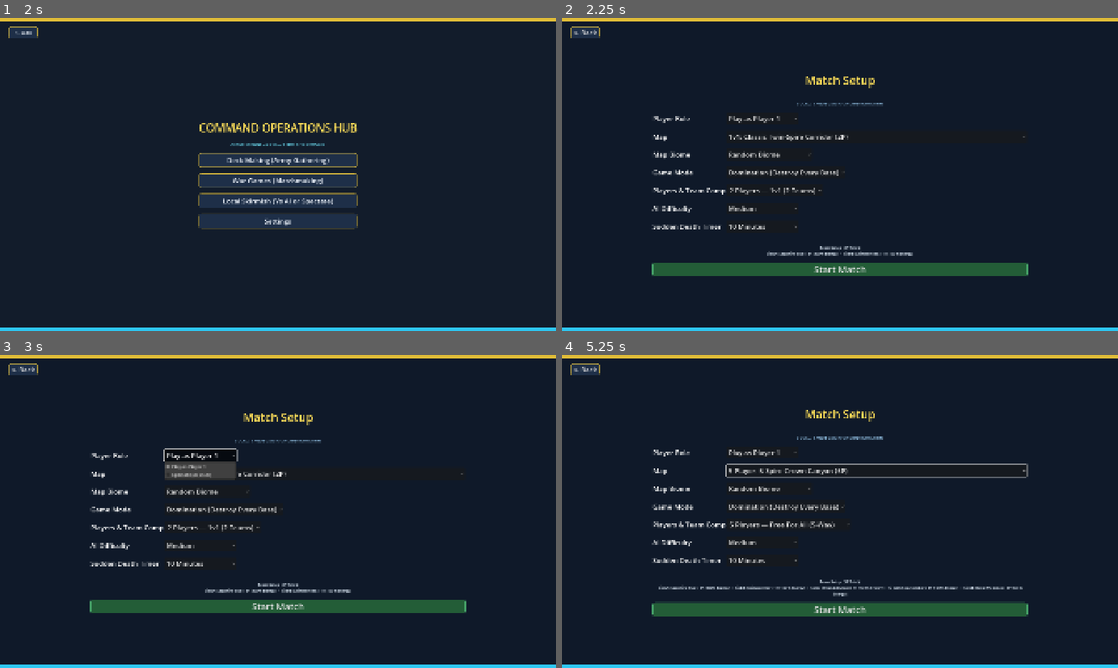
Above: before the commit, frames 1-4 (two rows, left to right).
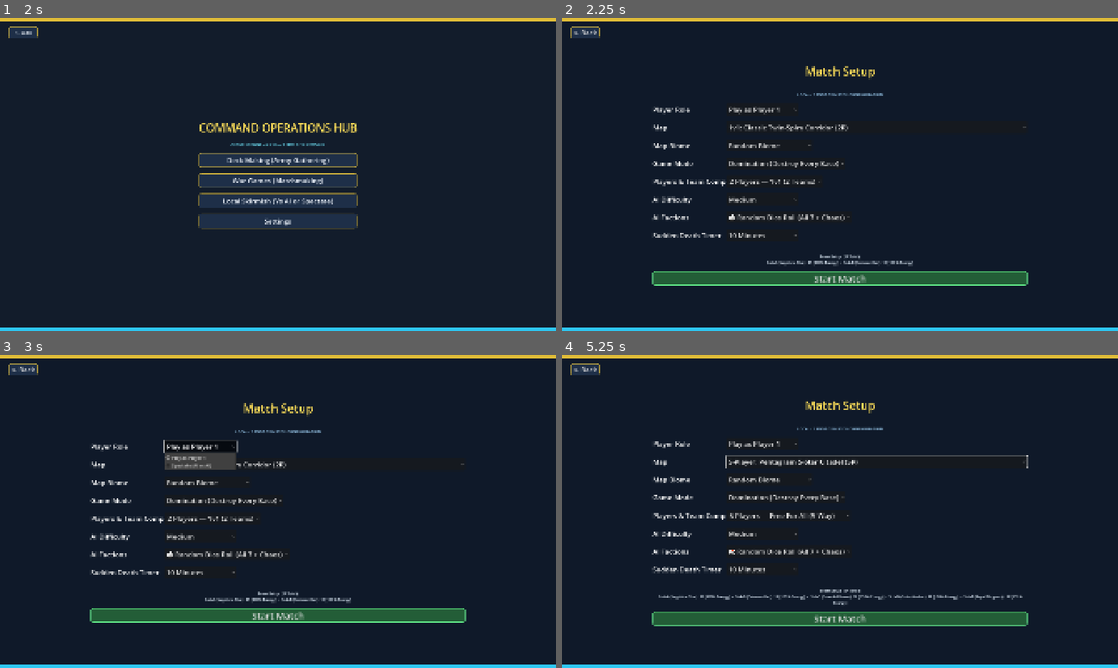
Above: after the commit, the same moments.

Repository: geoffbradford96/UBB_v7
Game: Godot game, scene res://Scenes/BootScreen.tscn
The game is run twice, just before and just after one commit, with the same random seed, the same clock (stepped at 60 frames per second) and the same inputs.
Inputs (mouse positions are in pixels of both pictures, inside the frame that each line leads up to):
- Up to frame 1 (2 s): tap Enter at 0.5 s; move the mouse to (400, 158) at 0.52 s; hold Right (ui_right) 0.53-1.25 s; tap 1 at 0.6 s; click (400, 158) at 0.67 s; click "Local Play" at 1.25 s
- Up to frame 2 (2.25 s): click "Local Skirmish (Vs AI or Spec…" at 2 s
- Up to frame 3 (3 s): click "Play as Player 1" at 2.75 s
- Up to frame 4 (5.25 s): click "Play as Player 1" at 3.5 s; click "1v1: Classic Twin-Spire Corri…" at 4.25 s; click "1v1: Classic Twin-Spire Corri…" at 5 s

Frame 1 is identical in both runs. In frame 2, 8.6% of the frame differs, in the area x 16-84%, y 15-86%; in frame 3, 9.2%; in frame 4, 11%, in the area x 16-84%, y 14-87%.

Commit message:
Enhance Dunes creature aggro range, audit maps/models, and add AI faction dice roll with Chaos

Diff:
--- a/Scripts/ArenaManager.gd
+++ b/Scripts/ArenaManager.gd
@@ -234,9 +234,14 @@
         bot.profile = profiles_for_slots[i] if i < profiles_for_slots.size() else ("BotSlot_" + str(i))
         bot.slot_index = i
 
-        # Unified AI Pool: Dice roll per bot slot
-        var chosen_archetype = ai_pool[randi() % ai_pool.size()]
+        # Unified AI Pool: Dice roll per bot slot (or user override from MatchSetup)
+        var chosen_archetype = ""
+        if GameState.ai_faction_override != "RANDOM" and GameState.ai_faction_override != "":
+            chosen_archetype = GameState.ai_faction_override
+        else:
+            chosen_archetype = ai_pool[randi() % ai_pool.size()]
         bot.archetype = chosen_archetype
+        print("🎲 AI Slot %d rolled faction dice: %s (Chaos included in pool)" % [i, chosen_archetype])
 
         # Pick primary enemy team (different from bot.my_team)
         bot.enemy_team = "SideB" if bot.my_team == "SideA" else "SideA"
--- a/Scripts/GameState.gd
+++ b/Scripts/GameState.gd
@@ -57,6 +57,7 @@
 }
 
 var ai_difficulty: String = "MEDIUM"
+var ai_faction_override: String = "RANDOM" # "RANDOM" (Dice Roll with Chaos included), or specific faction
 var game_mode: String = "DOMINATION" # "DOMINATION", "DESTROY_BASE", "KOTH", "FFA_DOMINATION", "FFA_KOTH"
 var map_selected: String = "Arena.tscn"
 var map_layout_id: String = "CLASSIC_1V1"
--- a/Scripts/MatchSetup.gd
+++ b/Scripts/MatchSetup.gd
@@ -10,6 +10,7 @@
 @onready var diff_option = $CenterContainer/VBoxContainer/HBoxDiff/DiffDropdown
 @onready var timer_option = $CenterContainer/VBoxContainer/HBoxTimer/TimerDropdown
 
+var ai_faction_option: OptionButton = null
 var current_map_comps: Array = []
 
 func _ready():
@@ -43,6 +44,36 @@
 	diff_option.add_item("Medium")
 	diff_option.add_item("Hard")
 	diff_option.select(1) # Default to Medium
+
+	# AI Factions Selection (Random Dice Roll including Chaos by default)
+	var v_box = $CenterContainer/VBoxContainer
+	var diff_box = v_box.get_node_or_null("HBoxDiff")
+	if diff_box:
+		var faction_box = HBoxContainer.new()
+		faction_box.name = "HBoxAIFaction"
+		var faction_lbl = Label.new()
+		faction_lbl.custom_minimum_size = Vector2(250, 0)
+		faction_lbl.add_theme_font_size_override("font_size", 24)
+		faction_lbl.text = "AI Factions"
+		faction_box.add_child(faction_lbl)
+
+		ai_faction_option = OptionButton.new()
+		ai_faction_option.custom_minimum_size = Vector2(250, 0)
+		ai_faction_option.add_theme_font_size_override("font_size", 24)
+		ai_faction_option.add_item("🎲 Random Dice Roll (All 7 + Chaos)") # 0
+		ai_faction_option.add_item("Dominion of Sol")                    # 1
+		ai_faction_option.add_item("The Reach")                          # 2
+		ai_faction_option.add_item("Pirates")                            # 3
+		ai_faction_option.add_item("Rimworlders")                        # 4
+		ai_faction_option.add_item("The Void")                           # 5
+		ai_faction_option.add_item("Plague of Harmony")                  # 6
+		ai_faction_option.add_item("Gilded Harmony")                     # 7
+		ai_faction_option.add_item("Chaos (Completely Random Deck)")     # 8
+		ai_faction_option.select(0) # Default to Random Dice Roll
+		faction_box.add_child(ai_faction_option)
+
+		v_box.add_child(faction_box)
+		v_box.move_child(faction_box, diff_box.get_index() + 1)
 
 	timer_option.add_item("2.5 Minutes") # 0
 	timer_option.add_item("5 Minutes")   # 1
@@ -69,6 +100,7 @@
 	_update_roster_preview()
 
 	GameState.ai_difficulty = "MEDIUM"
+	GameState.ai_faction_override = "RANDOM"
 	GameState.game_mode = "DOMINATION"
 	GameState.map_selected = "Arena.tscn"
 	GameState.map_layout_id = "CLASSIC_1V1"
@@ -267,6 +299,20 @@
 	elif diff == 2: GameState.ai_difficulty = "HARD"
 	else: GameState.ai_difficulty = "MEDIUM"
 
+	if ai_faction_option:
+		var sel_f = ai_faction_option.selected
+		if sel_f == 0: GameState.ai_faction_override = "RANDOM"
+		elif sel_f == 1: GameState.ai_faction_override = "Dominion"
+		elif sel_f == 2: GameState.ai_faction_override = "The Reach"
+		elif sel_f == 3: GameState.ai_faction_override = "Pirates"
+		elif sel_f == 4: GameState.ai_faction_override = "Rimworlders"
+		elif sel_f == 5: GameState.ai_faction_override = "Void"
+		elif sel_f == 6: GameState.ai_faction_override = "Plague of Harmony"
+		elif sel_f == 7: GameState.ai_faction_override = "Gilded Harmony"
+		elif sel_f == 8: GameState.ai_faction_override = "Chaos"
+	else:
+		GameState.ai_faction_override = "RANDOM"
+
 	var time_map = {0: 150.0, 1: 300.0, 2: 600.0, 3: 900.0, 4: 1200.0, 5: 1500.0, 6: 1800.0, 7: 2100.0, 8: 2400.0, 9: 2700.0, 10: 3000.0, 11: 3300.0, 12: 3600.0}
 	GameState.sudden_death_timer = time_map.get(timer_option.selected, 600.0)
 
--- a/Scripts/TerritorialCreature.gd
+++ b/Scripts/TerritorialCreature.gd
@@ -2,12 +2,12 @@
 class_name TerritorialCreature
 
 @export var creature_type: String = "Scorpion" # "Scorpion" or "SwarmAnt"
-@export var nest_radius: float = 8.5
-@export var leash_radius: float = 11.5
+@export var nest_radius: float = 16.5
+@export var leash_radius: float = 36.0
 @export var home_position: Vector3 = Vector3.ZERO
 
 @export var max_health: float = 120.0
-@export var speed: float = 4.8
+@export var speed: float = 5.0
 @export var attack_damage: float = 14.0
 @export var attack_range: float = 1.8
 @export var attack_speed: float = 1.2
@@ -54,20 +54,20 @@
 	home_position = home
 	if creature_type == "Scorpion":
 		max_health = 130.0
-		speed = 4.4
+		speed = 5.0
 		attack_damage = 15.0
 		attack_range = 2.0
 		attack_speed = 1.1
-		nest_radius = 4.8
-		leash_radius = 24.0
+		nest_radius = 16.5
+		leash_radius = 36.0
 	else: # SwarmAnt - smaller, less health, ranged
 		max_health = 28.0
-		speed = 5.2
+		speed = 5.6
 		attack_damage = 4.5
 		attack_range = 10.0
 		attack_speed = 1.4
-		nest_radius = 4.2
-		leash_radius = 24.0
+		nest_radius = 18.5
+		leash_radius = 38.0
 
 	var hc = get_node_or_null("HealthComponent")
 	if hc:
@@ -330,29 +330,29 @@
 	else:
 		# Return to home nest or idle wander
 		var dist_to_home = global_position.distance_to(home_position)
-		if dist_to_home > 2.2:
+		if dist_to_home > nest_radius * 0.7:
 			var home_dir = (home_position + idle_patrol_offset - global_position).normalized()
-			velocity.x = home_dir.x * (speed * 0.7)
-			velocity.z = home_dir.z * (speed * 0.7)
+			velocity.x = home_dir.x * (speed * 0.75)
+			velocity.z = home_dir.z * (speed * 0.75)
 			is_moving = true
 
 			var look_pos = global_position + Vector3(home_dir.x, 0, home_dir.z)
 			if global_position.distance_to(look_pos) > 0.1:
 				look_at(look_pos, Vector3.UP)
 		else:
-			# Idle patrol near nest
+			# Active territorial patrol around nest and dunes
 			idle_patrol_timer -= delta
 			if idle_patrol_timer <= 0.0:
-				idle_patrol_timer = randf_range(2.0, 5.0)
+				idle_patrol_timer = randf_range(2.5, 5.5)
 				var angle = randf() * TAU
-				var r = randf_range(0.5, nest_radius * 0.8)
+				var r = randf_range(2.0, nest_radius * 0.65)
 				idle_patrol_offset = Vector3(cos(angle) * r, 0, sin(angle) * r)
 
 			var patrol_target = home_position + idle_patrol_offset
-			if global_position.distance_to(patrol_target) > 0.5:
+			if global_position.distance_to(patrol_target) > 0.6:
 				var p_dir = (patrol_target - global_position).normalized()
-				velocity.x = p_dir.x * (speed * 0.35)
-				velocity.z = p_dir.z * (speed * 0.35)
+				velocity.x = p_dir.x * (speed * 0.45)
+				velocity.z = p_dir.z * (speed * 0.45)
 				is_moving = true
 
 				var look_pos = global_position + Vector3(p_dir.x, 0, p_dir.z)
@@ -443,7 +443,9 @@
 					continue
 
 				var dist_from_nest = home_position.distance_to(node.global_position)
-				if dist_from_nest <= nest_radius and dist_from_nest < closest_dist:
+				var dist_from_creature = global_position.distance_to(node.global_position)
+				var in_territory = (dist_from_nest <= nest_radius) or (dist_from_creature <= (nest_radius * 0.75) and dist_from_nest <= leash_radius * 0.85)
+				if in_territory and dist_from_nest < closest_dist:
 					closest_dist = dist_from_nest
 					best_target = node
 
--- a/Scripts/VerificationTest.gd
+++ b/Scripts/VerificationTest.gd
@@ -528,15 +528,15 @@
 	ihc.name = "HealthComponent"
 	intr_outside_nest.add_child(ihc)
 	add_child(intr_outside_nest)
-	intr_outside_nest.global_position = nest_pos + Vector3(0, 0, 16.0) # Outside nest_radius (4.8), inside leash_radius (24.0)
+	intr_outside_nest.global_position = nest_pos + Vector3(0, 0, 26.0) # Outside nest_radius (16.5), inside leash_radius (36.0)
 
 	tc._evaluate_targeting()
 	if tc.current_target != null:
 		printerr("TerritorialCreature acquired target outside nest_radius while idle! Target: ", tc.current_target)
 		success = false
 
-	# Now move intruder inside nest_radius (3.0m)
-	intr_outside_nest.global_position = nest_pos + Vector3(0, 0, 3.0)
+	# Now move intruder inside expanded nest_radius (8.0m)
+	intr_outside_nest.global_position = nest_pos + Vector3(0, 0, 8.0)
 	tc._evaluate_targeting()
 	if tc.current_target != intr_outside_nest:
 		printerr("TerritorialCreature failed to acquire target inside nest_radius! Target: ", tc.current_target)
@@ -553,5 +553,17 @@
 			printerr("ArenaManager does not handle NIGHTMARE difficulty for BotAI!")
 			success = false
 
-	print("  Verified HeroHunter closest commander targeting, Medic structure exclusion, Territorial Creature nest radius, and Nightmare BotAI.")
+	# 5. Test BotAI Faction Dice Roll & Chaos Deck Generation
+	var test_bot = BotAI.new()
+	var chaos_deck = test_bot.generate_chaos_deck()
+	if chaos_deck.is_empty() or chaos_deck.size() < 6:
+		printerr("BotAI generate_chaos_deck failed to produce a valid 6-card cross-faction deck! Size: ", chaos_deck.size())
+		success = false
+	test_bot.free()
+
+	if GameState.ai_faction_override == "":
+		printerr("GameState ai_faction_override is uninitialized!")
+		success = false
+
+	print("  Verified HeroHunter closest commander targeting, Medic structure exclusion, Territorial Creature nest radius, Nightmare BotAI, and Chaos dice roll.")
 	return success
